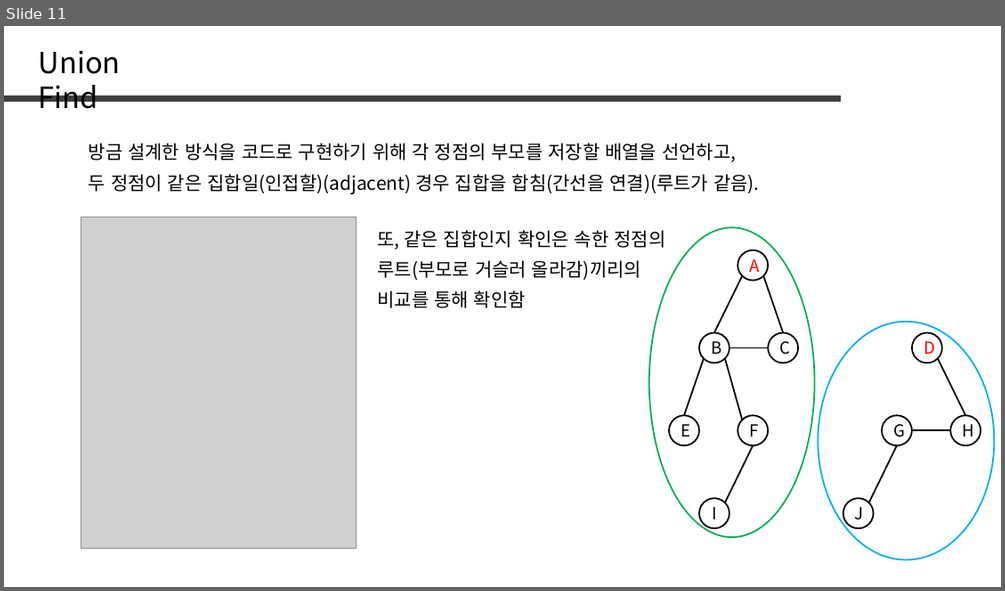
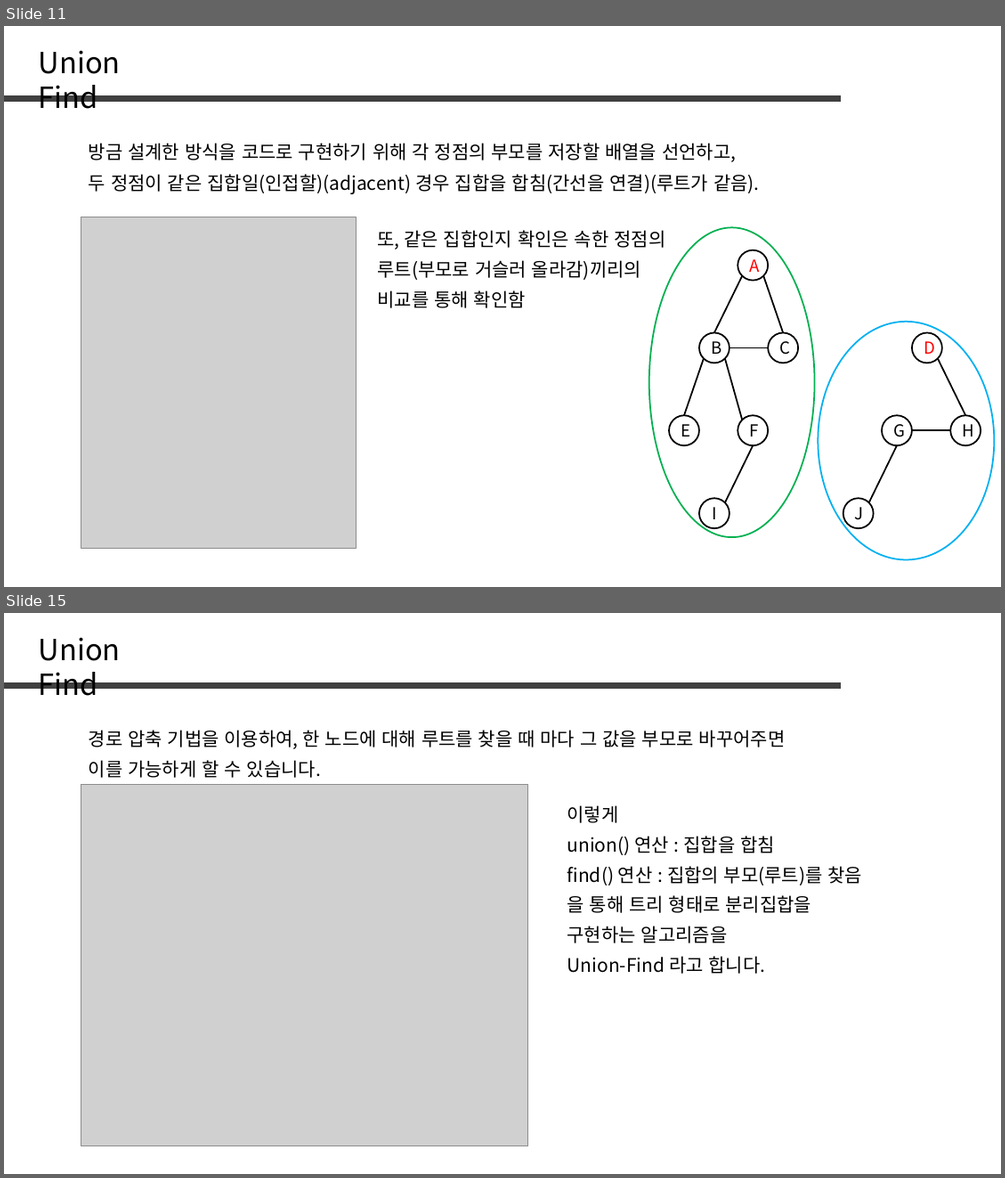
Before and after one commit to jaehoo1/PS-study, a slide deck: study/10_Disjoint Set.pptx. Shown one above the other, each under a label of ours: slide 11 before the commit, slides 11 and 15 after it; the slides between them are not shown. The pictures are 1005x591 and 1005x1178 pixels, drawn with LibreOffice and Linux fonts; fonts in the diff are those of the drawing; grey boxes stand for pictures. Boxes give left, top, right and bottom in pixels: in the first picture for what was removed or moved away, otherwise in the second. Text is boxed around its words. In the diff, an @@ line names an element or a change of style, - is before the commit and + after.

```diff
--- a/study/10_Disjoint Set.pptx
+++ b/study/10_Disjoint Set.pptx
@@ slide 15 added at bbox=[4, 613, 1001, 1174], background #FFFFFF @@
@@ text added at bbox=[39, 637, 121, 696], 28 pt, text #000000 @@
+Union Find
@@ line added from (4, 686) to (841, 686), #404040 6 pt @@
@@ text added at bbox=[89, 730, 785, 749], 18 pt, text #000000 @@
+경로 압축 기법을 이용하여, 한 노드에 대해 루트를 찾을 때 마다 그 값을 부모로 바꾸어주면
@@ text added at bbox=[89, 760, 321, 778], 18 pt, text #000000 @@
+이를 가능하게 할 수 있습니다.
@@ picture added at bbox=[81, 784, 528, 1145] @@
@@ text added at bbox=[567, 805, 619, 823], 18 pt, text #000000 @@
+이렇게
@@ text added at bbox=[567, 835, 775, 855], 18 pt, text #000000 @@
+union() 연산 : 집합을 합침
@@ text added at bbox=[567, 866, 863, 885], 18 pt, text #000000 @@
+find() 연산 : 집합의 부모(루트)를 찾음
@@ text added at bbox=[567, 895, 812, 913], 18 pt, text #000000 @@
+을 통해 트리 형태로 분리집합을
@@ text added at bbox=[567, 925, 728, 943], 18 pt, text #000000 @@
+구현하는 알고리즘을
@@ text added at bbox=[567, 956, 766, 973], 18 pt, text #000000 @@
+Union-Find 라고 합니다.
```
Also in this commit, not shown: 1 slide changed, 21 other slides added, 46 slides removed.
